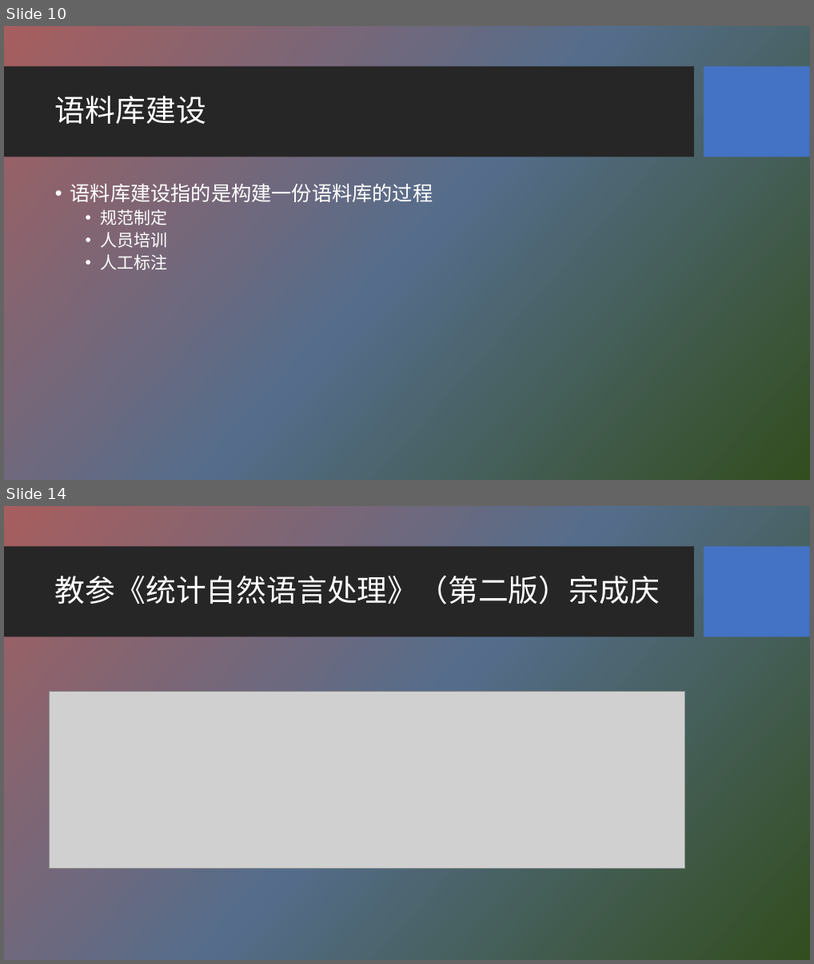
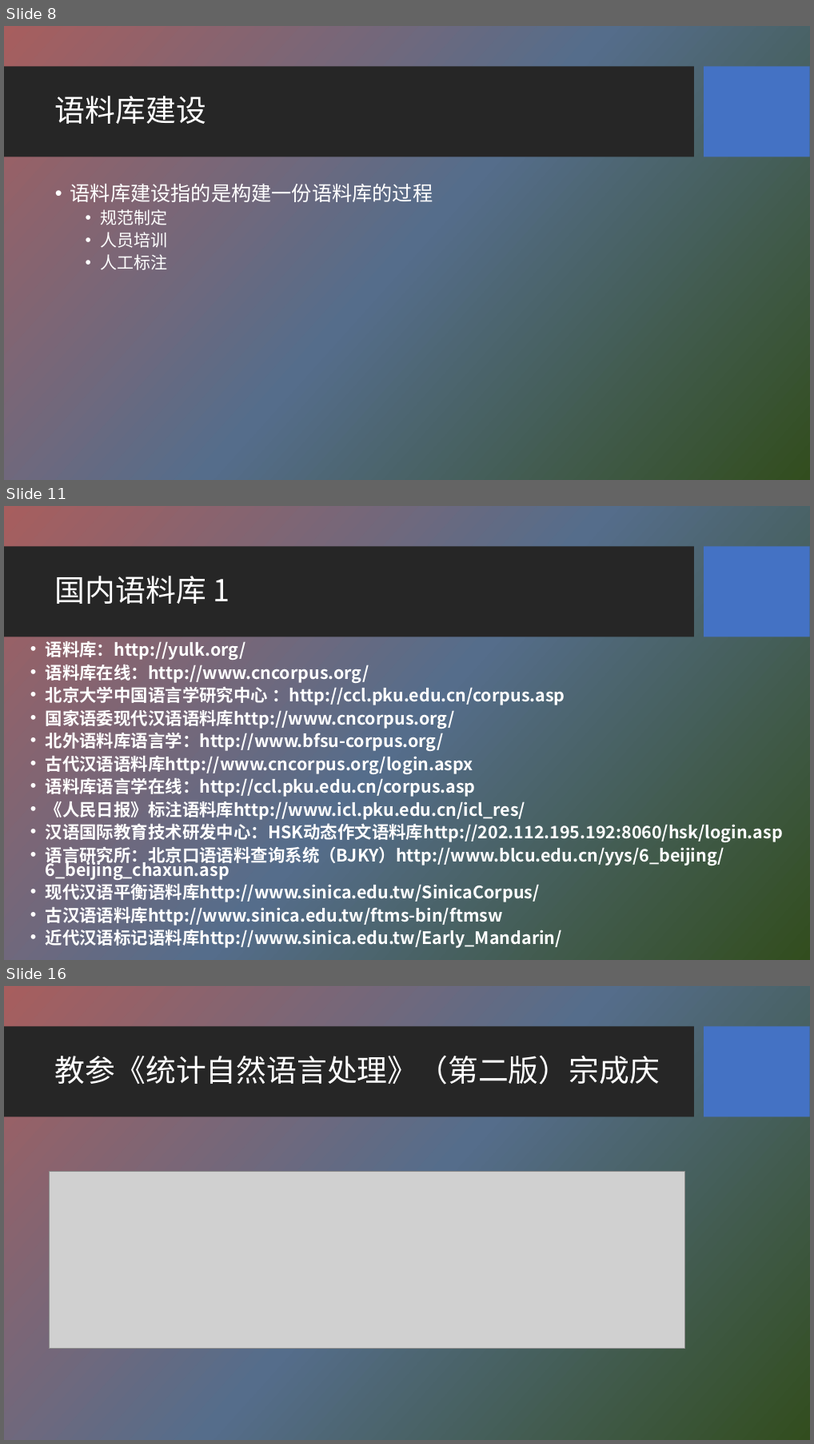
Before and after one commit to HBU/NLP_PPT, a slide deck: PPT-2020/ch02 语料库与词汇知识库.pptx. Shown one above the other, each under a label of ours: slides 10 and 14 before the commit, slides 8, 11 and 16 after it; the slides between them are not shown. The pictures are 814x964 and 814x1444 pixels, drawn with LibreOffice and Linux fonts; fonts in the diff are those of the drawing; grey boxes stand for pictures; background and template pictures are left out. Boxes give left, top, right and bottom in pixels: in the first picture for what was removed or moved away, otherwise in the second. Text is boxed around its words. In the diff, an @@ line names an element or a change of style, - is before the commit and + after.

```diff
--- a/PPT-2020/ch02 语料库与词汇知识库.pptx
+++ b/PPT-2020/ch02 语料库与词汇知识库.pptx
@@ slide 11 added at [4, 506, 810, 960], background picture (left out); not listed: 2 template elements that a slide beside it also shows @@
@@ title added at [55, 576, 230, 604], 36 pt, text #FFFFFF @@
+国内语料库 1
@@ text added at [46, 641, 783, 948], 20.4 pt, text #FFFFFF, bold @@
+• 语料库：http://yulk.org/
+• 语料库在线：http://www.cncorpus.org/
+• 北京大学中国语言学研究中心 ：http://ccl.pku.edu.cn/corpus.asp
+• 国家语委现代汉语语料库http://www.cncorpus.org/
+• 北外语料库语言学：http://www.bfsu-corpus.org/
+• 古代汉语语料库http://www.cncorpus.org/login.aspx
+• 语料库语言学在线：http://ccl.pku.edu.cn/corpus.asp
+• 《人民日报》标注语料库http://www.icl.pku.edu.cn/icl_res/
+• 汉语国际教育技术研发中心：HSK动态作文语料库http://202.112.195.192:8060/hsk/login.asp
+• 语言研究所：北京口语语料查询系统（BJKY）http://www.blcu.edu.cn/yys/6_beijing/6_beijing_chaxun.asp
+• 现代汉语平衡语料库http://www.sinica.edu.tw/SinicaCorpus/
+• 古汉语语料库http://www.sinica.edu.tw/ftms-bin/ftmsw
+• 近代汉语标记语料库http://www.sinica.edu.tw/Early_Mandarin/
@@ what was slide 10 is now slide 8 @@
@@ what was slide 14 is now slide 16 @@
```
Also in this commit, not shown: 6 slides changed, 8 other slides added, 5 slides removed, 28 other files.
